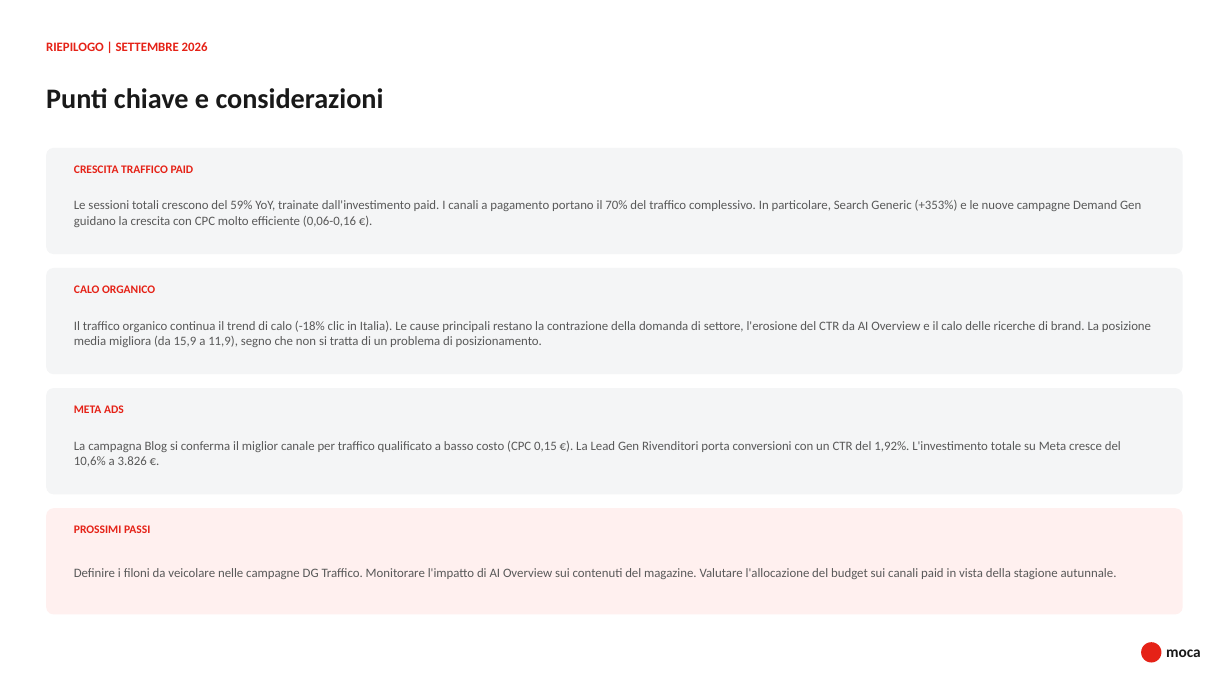
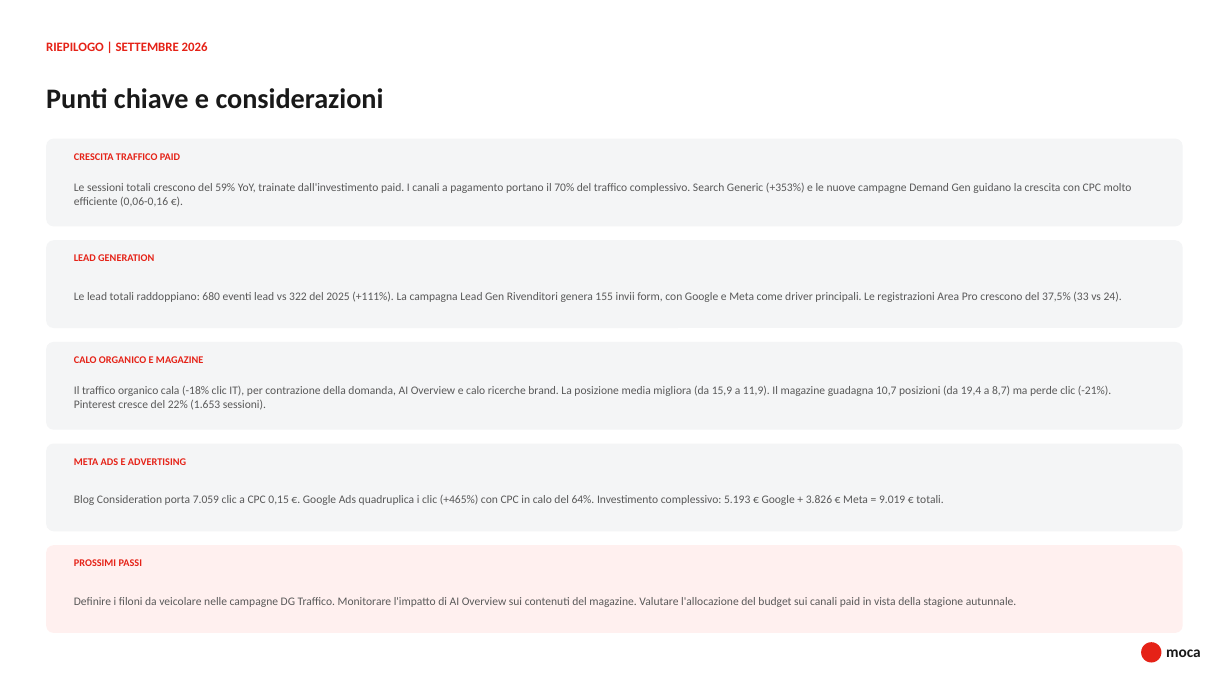
Before and after one commit to mocainteractive/ferrerolegno, a slide deck: slide 17 of FerreroLegnoReport_settembre_2026.pptx (slide 11 before the commit). Drawn at 1232x693 pixels with LibreOffice and Linux fonts; fonts in the diff are those of the drawing. Boxes give left, top, right and bottom in pixels: in the first picture for what was removed or moved away, otherwise in the second. Text is boxed around its words. In the diff, an @@ line names an element or a change of style, - is before the commit and + after.

```diff
--- a/FerreroLegnoReport_settembre_2026.pptx
+++ b/FerreroLegnoReport_settembre_2026.pptx
@@ rounded rectangle resized from (x1=46, y1=148, x2=1183, y2=254) to (x1=46, y1=139, x2=1183, y2=226) @@
@@ text "CRESCITA TRAFFICO PAID" moved from (x1=74, y1=165, x2=194, y2=173) to (x1=74, y1=153, x2=180, y2=160) @@
@@ text "CRESCITA TRAFFICO PAID" at (x1=74, y1=153, x2=180, y2=160): size 9 to 8 pt @@
@@ text at (x1=74, y1=183, x2=1132, y2=207): text changed; size 10 to 9 pt @@
-Le sessioni totali crescono del 59% YoY, trainate dall'investimento paid. I canali a pagamento portano il 70% del traffico complessivo. In particolare, Search Generic (+353%) e le nuove campagne Demand Gen guidano la crescita con CPC molto efficiente (0,06-0,16 €).
+Le sessioni totali crescono del 59% YoY, trainate dall'investimento paid. I canali a pagamento portano il 70% del traffico complessivo. Search Generic (+353%) e le nuove campagne Demand Gen guidano la crescita con CPC molto efficiente (0,06-0,16 €).
@@ rounded rectangle resized from (x1=46, y1=268, x2=1183, y2=374) to (x1=46, y1=240, x2=1183, y2=328) @@
@@ text added at (x1=74, y1=254, x2=154, y2=261), 8 pt, text #E52217, bold @@
+LEAD GENERATION
@@ text added at (x1=74, y1=292, x2=1122, y2=302), 9 pt, text #595959 @@
+Le lead totali raddoppiano: 680 eventi lead vs 322 del 2025 (+111%). La campagna Lead Gen Rivenditori genera 155 invii form, con Google e Meta come driver principali. Le registrazioni Area Pro crescono del 37,5% (33 vs 24).
@@ rounded rectangle added at (x1=46, y1=342, x2=1183, y2=430), fill #F4F5F6 @@
@@ text at (x1=74, y1=356, x2=203, y2=363): text changed; size 9 to 8 pt @@
-CALO ORGANICO
+CALO ORGANICO E MAGAZINE
@@ text at (x1=74, y1=386, x2=1111, y2=410): text changed; size 10 to 9 pt @@
-Il traffico organico continua il trend di calo (-18% clic in Italia). Le cause principali restano la contrazione della domanda di settore, l'erosione del CTR da AI Overview e il calo delle ricerche di brand. La posizione media migliora (da 15,9 a 11,9), segno che non si tratta di un problema di posizionamento.
+Il traffico organico cala (-18% clic IT), per contrazione della domanda, AI Overview e calo ricerche brand. La posizione media migliora (da 15,9 a 11,9). Il magazine guadagna 10,7 posizioni (da 19,4 a 8,7) ma perde clic (-21%). Pinterest cresce del 22% (1.653 sessioni).
@@ proportions changed in 4 elements at (x1=46, y1=139, x2=1183, y2=226), (x1=46, y1=545, x2=1183, y2=633), (x1=46, y1=240, x2=1183, y2=328), (x1=46, y1=444, x2=1183, y2=531) @@
@@ rounded rectangle resized from (x1=46, y1=388, x2=1183, y2=494) to (x1=46, y1=444, x2=1183, y2=531) @@
@@ text removed at (x1=74, y1=441, x2=1121, y2=466) @@
-La campagna Blog si conferma il miglior canale per traffico qualificato a basso costo (CPC 0,15 €). La Lead Gen Rivenditori porta conversioni con un CTR del 1,92%. L'investimento totale su Meta cresce del 10,6% a 3.826 €.
@@ text at (x1=74, y1=458, x2=186, y2=465): text changed; size 9 to 8 pt @@
-META ADS
+META ADS E ADVERTISING
@@ text added at (x1=74, y1=495, x2=943, y2=505), 9 pt, text #595959 @@
+Blog Consideration porta 7.059 clic a CPC 0,15 €. Google Ads quadruplica i clic (+465%) con CPC in calo del 64%. Investimento complessivo: 5.193 € Google + 3.826 € Meta = 9.019 € totali.
@@ rounded rectangle resized from (x1=46, y1=508, x2=1183, y2=615) to (x1=46, y1=545, x2=1183, y2=633) @@
@@ text "PROSSIMI PASSI" at (x1=74, y1=559, x2=142, y2=566): size 9 to 8 pt @@
@@ text "PROSSIMI PASSI" moved from (x1=74, y1=525, x2=150, y2=533) to (x1=74, y1=559, x2=142, y2=566) @@
@@ text "Definire i filoni da veicolare ..." moved from (x1=74, y1=568, x2=1117, y2=579) to (x1=74, y1=597, x2=1017, y2=607) @@
@@ text "Definire i filoni da veicolare ..." at (x1=74, y1=597, x2=1017, y2=607): size 10 to 9 pt @@
```
Also in this commit, not shown: 6 slides added, 1 other file.
